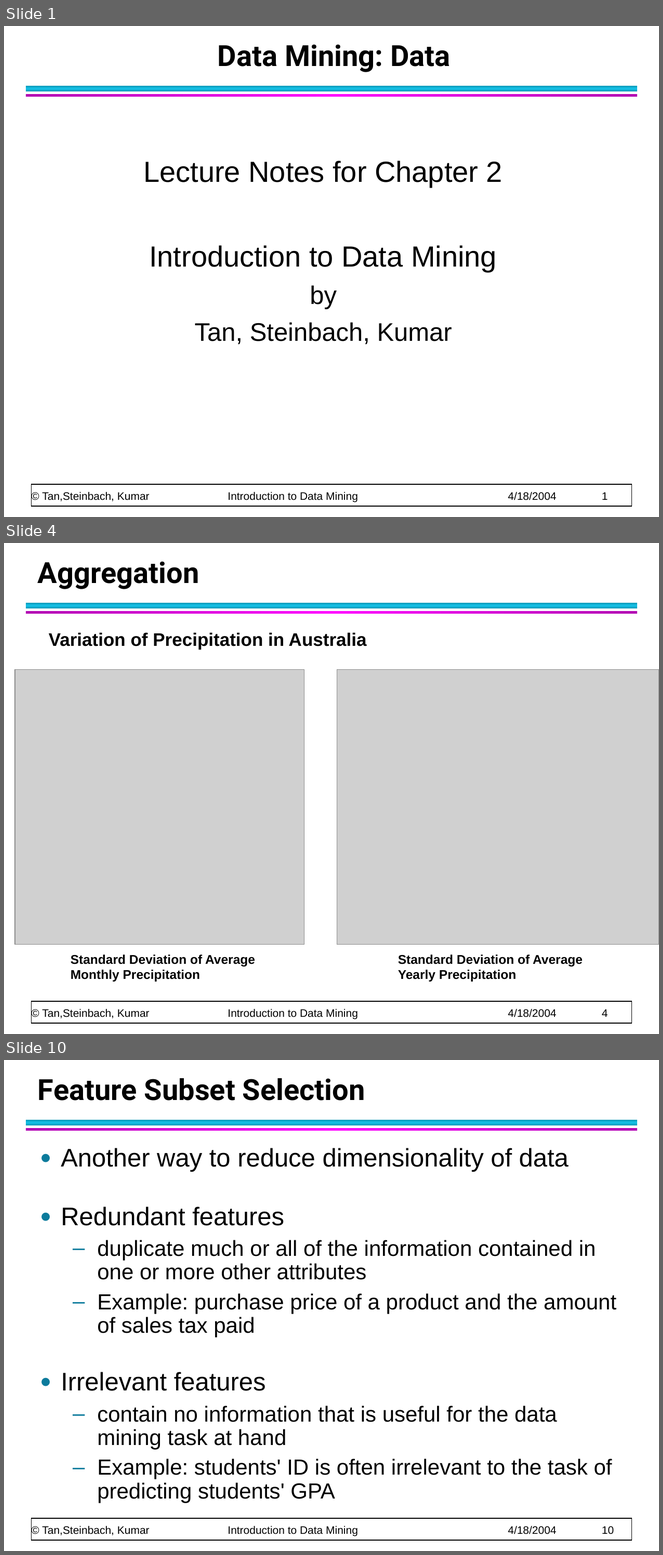
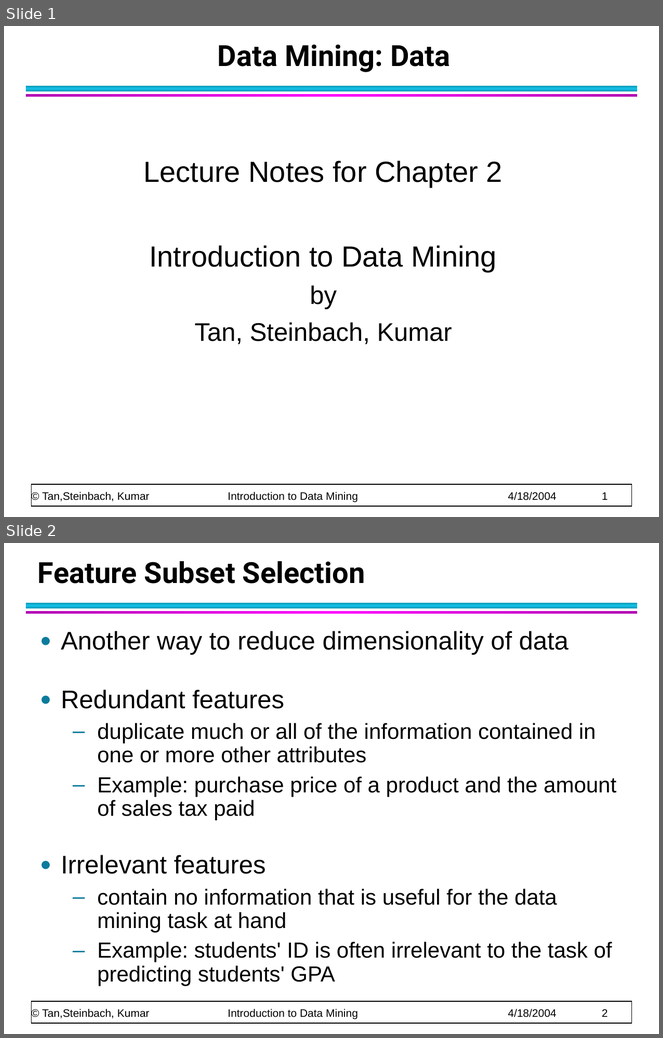
Before and after one commit to CMPT300/CMPT300.github.io, a slide deck: handouts/data/chap2_data_2.ppt. Shown one above the other, each under a label of ours: slides 1, 4 and 10 before the commit, slides 1 and 2 after it; the slides between them are not shown. The pictures are 663x1555 and 663x1038 pixels, drawn with LibreOffice and Linux fonts; fonts in the diff are those of the drawing; grey boxes stand for pictures. Boxes give left, top, right and bottom in pixels: in the first picture for what was removed or moved away, otherwise in the second. Text is boxed around its words. In the diff, an @@ line names an element or a change of style, - is before the commit and + after.

```diff
--- a/handouts/data/chap2_data_2.ppt
+++ b/handouts/data/chap2_data_2.ppt
@@ slide 4 removed at (x1=4, y1=543, x2=659, y2=1034), background #FFFFFF; not listed: 4 template elements that a slide beside it also shows @@
@@ title removed at (x1=38, y1=561, x2=200, y2=589) @@
-Aggregation
@@ text removed at (x1=49, y1=632, x2=367, y2=650) @@
-Variation of Precipitation in Australia
@@ picture removed at (x1=15, y1=669, x2=305, y2=944) @@
@@ picture removed at (x1=337, y1=669, x2=659, y2=944) @@
@@ text removed at (x1=71, y1=955, x2=255, y2=982) @@
-Standard Deviation of Average Monthly Precipitation
@@ text removed at (x1=398, y1=955, x2=583, y2=982) @@
-Standard Deviation of Average Yearly Precipitation
@@ what was slide 10 is now slide 2 @@
@@ text at (x1=42, y1=1009, x2=608, y2=1020): text changed @@
-© Tan,Steinbach, Kumar Introduction to Data Mining 4/18/2004 10
+© Tan,Steinbach, Kumar Introduction to Data Mining 4/18/2004 2
```
Also in this commit, not shown: 1 slide changed, 9 slides added, 7 other slides removed, 2 other files.
